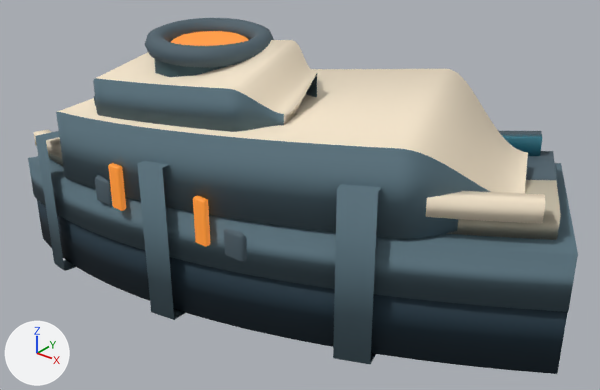
What one commit did to the glTF model space-battleship/assets/planets/facilities_v9/refinery.glb.
The view is the same before and after, from a 50 mm camera at (3.57, -4.04, 3.08) aimed at (0.37, -0.04, 0.6). Every picture has the same lights, and +X, +Y and +Z are marked at lower left. The older version comes first. Where no turn or scale is listed for an object, it has been applied to the vertices.

Objects in the first picture: 'Contained amber furnace core', 'Contained vertical furnace vent.001', 'Continuous inhabited outer rail', 'Crescent radial compression rib', 'Crescent radial compression rib.001', 'Crescent radial compression rib.002', 'Curved heat transfer pressure body', 'Heat throat raised bay', 'Heavy furnace upper clamp', 'Upper crescent deep pressure keel', 'Upper crescent faceted armor', 'Upper crescent slate flank' and 7 more.
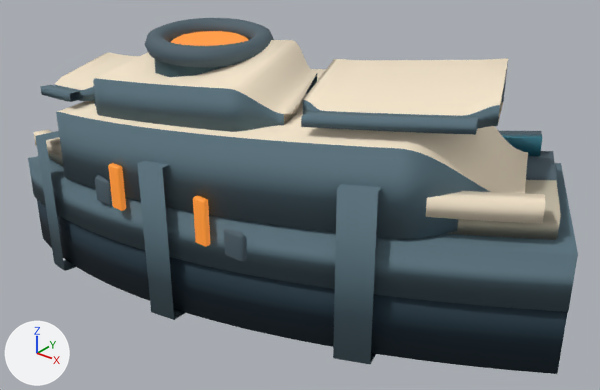
Pixel boxes (x1, y1, x2, y2) of what changed, in the pictures (600 x 390 px):
'Heat line angled roof armor.001', added
    after: (303, 58, 508, 128)
    faces in mat_lit_ivory_armor_facets (beige #f3e5cb): (303, 58, 508, 123)
    faces in mat_recessed_slate_armor_flanks (cyan #59737e): (303, 64, 508, 128)
'Heat line roof service recess.001', added (cyan)
    after: (301, 112, 479, 135)
'Heat line angled roof armor', added
    after: (55, 52, 139, 101)
    faces in mat_lit_ivory_armor_facets (beige #f3e5cb): (55, 52, 139, 90)
    faces in mat_recessed_slate_armor_flanks (cyan #59737e): (55, 85, 95, 101)
'Heat line roof service recess', added (cyan)
    after: (41, 85, 81, 102)

The change, as a list of edits to the scene's bpy script:
```text
Add me_heat_line_roof_service_recess_001:
    me_heat_line_roof_service_recess_001.from_pydata(...)  # 84 vertices, 160 faces; spans x 0.986..1.881, y -0.824..-0.497, z 1.488..1.644
    me_heat_line_roof_service_recess_001.materials.append(mat_recessed_slate_armor_flanks)  # cyan #59737e
Add me_heat_line_roof_service_recess:
    me_heat_line_roof_service_recess.from_pydata(...)  # 68 vertices, 128 faces; spans x -1.535..-0.986, y -0.824..-0.614, z 1.088..1.244
    me_heat_line_roof_service_recess.materials.append(mat_recessed_slate_armor_flanks)  # cyan #59737e
Add me_heat_line_angled_roof_armor_001:
    me_heat_line_angled_roof_armor_001.from_pydata(...)  # 148 vertices, 292 faces; spans x 0.814..1.897, y -0.71..0.013, z 1.457..1.812
    # faces by material slot: [74, 218]
    me_heat_line_angled_roof_armor_001.materials.append(mat_lit_ivory_armor_facets)  # beige #f3e5cb
    me_heat_line_angled_roof_armor_001.materials.append(mat_recessed_slate_armor_flanks)  # cyan #59737e
Add me_heat_line_angled_roof_armor:
    me_heat_line_angled_roof_armor.from_pydata(...)  # 100 vertices, 196 faces; spans x -1.565..-0.814, y -0.72..-0.077, z 1.052..1.42
    # faces by material slot: [50, 146]
    me_heat_line_angled_roof_armor.materials.append(mat_lit_ivory_armor_facets)  # beige #f3e5cb
    me_heat_line_angled_roof_armor.materials.append(mat_recessed_slate_armor_flanks)  # cyan #59737e
Add ob_heat_line_roof_service_recess_001:
    ob_heat_line_roof_service_recess_001 = bpy.data.objects.new('Heat line roof service recess.001', me_heat_line_roof_service_recess_001)
    ob_heat_line_roof_service_recess_001.location = (0.0, 0.0, 0.0)
Add ob_heat_line_roof_service_recess:
    ob_heat_line_roof_service_recess = bpy.data.objects.new('Heat line roof service recess', me_heat_line_roof_service_recess)
    ob_heat_line_roof_service_recess.location = (0.0, 0.0, 0.0)
Add ob_heat_line_angled_roof_armor_001:
    ob_heat_line_angled_roof_armor_001 = bpy.data.objects.new('Heat line angled roof armor.001', me_heat_line_angled_roof_armor_001)
    ob_heat_line_angled_roof_armor_001.location = (0.0, 0.0, 0.0)
Add ob_heat_line_angled_roof_armor:
    ob_heat_line_angled_roof_armor = bpy.data.objects.new('Heat line angled roof armor', me_heat_line_angled_roof_armor)
    ob_heat_line_angled_roof_armor.location = (0.0, 0.0, 0.0)
```
